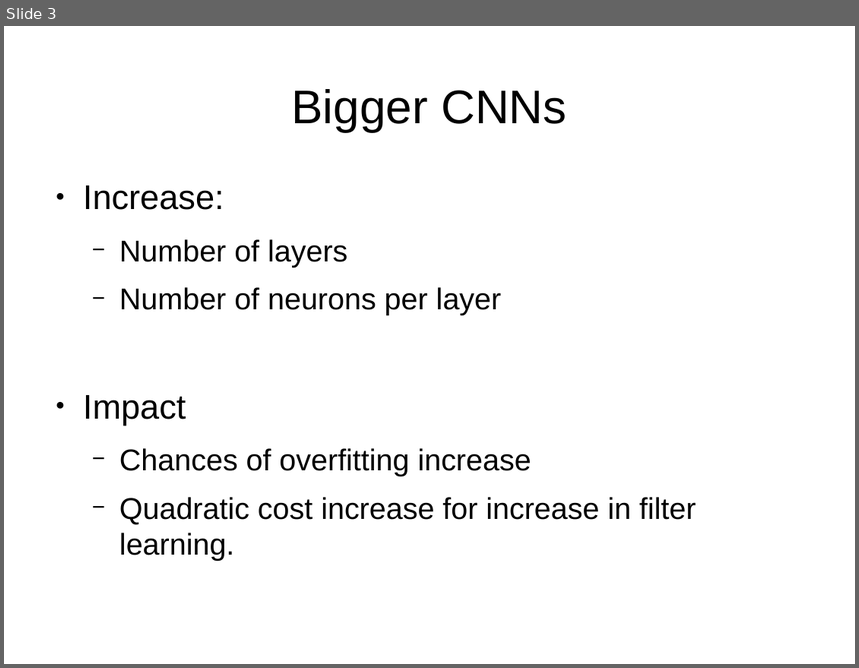
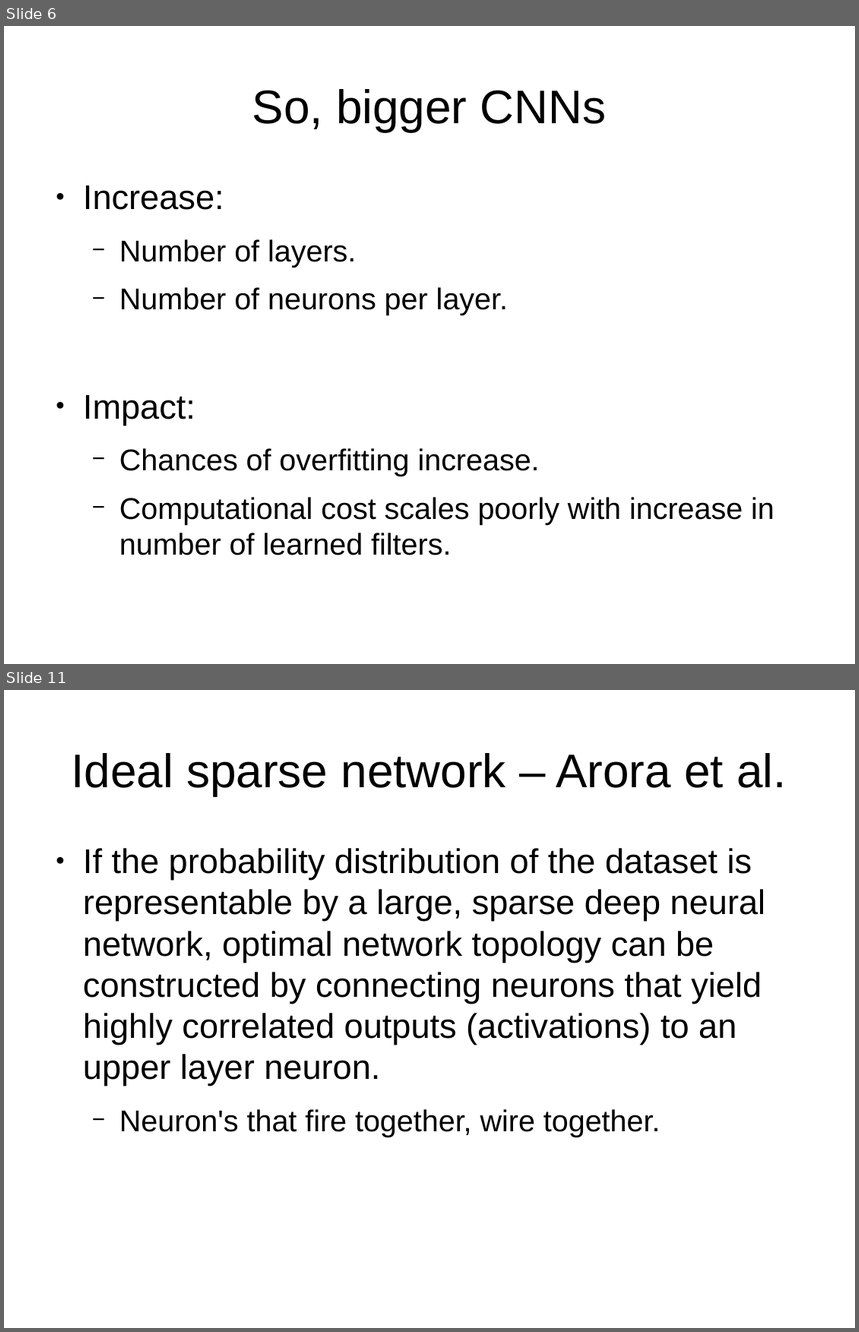
Before and after one commit to indivisibleatom/lectureNotes, a slide deck: sources/Szegedy_Going_Deeper.odp. Shown one above the other, each under a label of ours: slide 3 before the commit, slides 6 and 11 after it; the slides between them are not shown. The pictures are 859x668 and 859x1332 pixels, drawn with LibreOffice and Linux fonts; fonts in the diff are those of the drawing. Boxes give left, top, right and bottom in pixels: in the first picture for what was removed or moved away, otherwise in the second. Text is boxed around its words. In the diff, an @@ line names an element or a change of style, - is before the commit and + after.

```diff
--- a/sources/Szegedy_Going_Deeper.odp
+++ b/sources/Szegedy_Going_Deeper.odp
@@ slide 11 added at <box>4,690,855,1328</box>, background #FFFFFF @@
@@ title added at <box>71,753,786,796</box>, 44 pt, text #000000 @@
+Ideal sparse network – Arora et al.
@@ text added at <box>83,848,766,1138</box>, 32 pt, text #000000 @@
+● If the probability distribution of the dataset is representable by a large, sparse deep neural network, optimal network topology can be constructed by connecting neurons that yield highly correlated outputs (activations) to an upper layer neuron.
+  − Neuron's that fire together, wire together.
@@ what was slide 3 is now slide 6 @@
@@ slide 6 changed as well @@
@@ title at <box>253,89,606,132</box>: text changed @@
-Bigger CNNs
+So, bigger CNNs
@@ text at <box>83,240,775,556</box>: text changed @@
-  − Number of layers
-  − Number of neurons per layer
-● Impact
-  − Chances of overfitting increase
-  − Quadratic cost increase for increase in filter learning.
+  − Number of layers.
+  − Number of neurons per layer.
+● Impact:
+  − Chances of overfitting increase.
+  − Computational cost scales poorly with increase in number of learned filters.
```
Also in this commit, not shown: 1 other slide changed, 14 other slides added, 3 slides removed.
